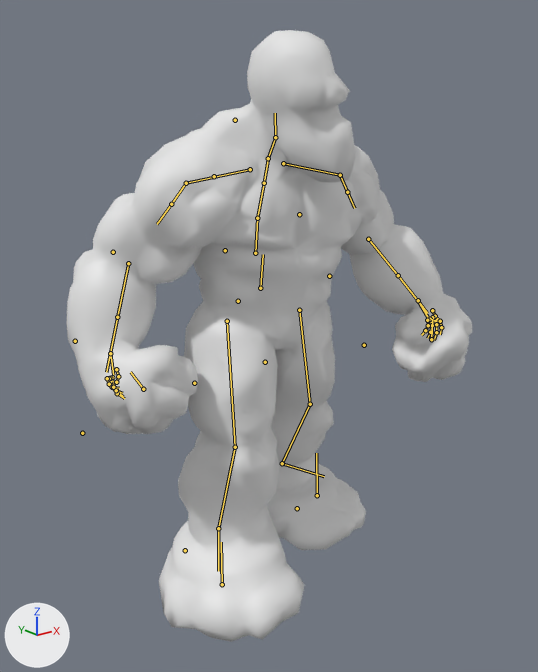
The glTF model assets_dev/worlds/mm8/models/mm8_m504.glb, before and after one commit.
Before and after are seen from a camera (50 mm lens) standing at (-1.49, -2.04, 1.82) and looking at (0.14, 0.0, 1.01). Arrows for +X, +Y and +Z are at lower left; the lights stay in place. The first picture is the older version. Both versions are drawn at frame 16 of the action 'Walking'; the numbers are the values there. The bones that bend it are drawn over the model as lines.

In view in the first picture: 'EarthElemental.001'.
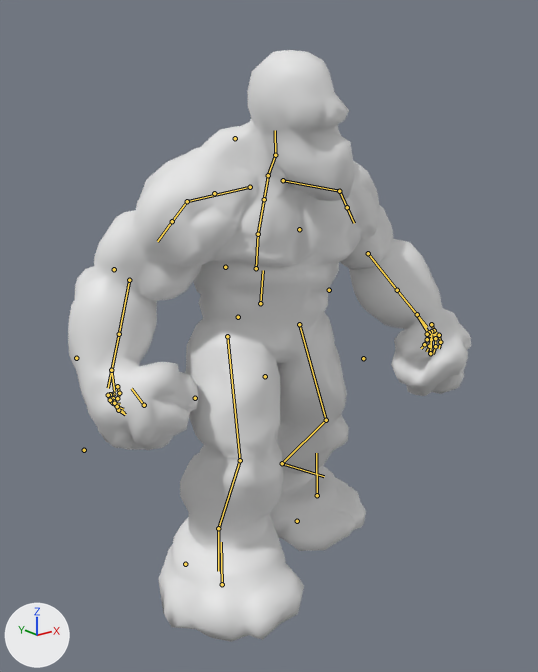
Changed parts and their boxes [x1, y1, x2, y2] in the pictures (538 x 672 px):
'EarthElemental.001', posed: before [67, 30, 472, 642]; after [68, 50, 471, 642]
bone 'B_Pelvis', root to tip: before (260, 288) to (263, 254); after (260, 303) to (263, 270)
bone 'B_L_Thigh', root to tip: before (299, 310) to (310, 404); after (299, 324) to (326, 420)
bone 'B_L_Calf', root to tip: before (310, 404) to (282, 463); after (326, 420) to (282, 463)
bone 'B_R_Thigh', root to tip: before (227, 321) to (235, 447); after (227, 336) to (240, 460)
bone 'B_R_Calf', root to tip: before (235, 447) to (218, 528); after (240, 460) to (218, 528)
bone 'Rubble_Belly', root to tip: before (225, 250) to (225, 250); after (225, 267) to (225, 267)
bone 'Rubble_Chest', root to tip: before (214, 176) to (214, 176); after (214, 193) to (214, 193)
bone 'Rubble_FistL', root to tip: before (364, 345) to (364, 345); after (363, 358) to (363, 358)
bone 'Rubble_FistR', root to tip: before (82, 433) to (82, 433); after (84, 450) to (84, 449)
bone 'Rubble_ForearmL', root to tip: before (329, 276) to (329, 276); after (329, 290) to (329, 290)
bone 'Rubble_ForearmR', root to tip: before (75, 341) to (75, 341); after (76, 358) to (76, 358)
bone 'Rubble_Head', root to tip: before (235, 120) to (235, 120); after (235, 138) to (235, 138)
bone 'Rubble_Pelvis', root to tip: before (238, 301) to (238, 301); after (238, 317) to (238, 317)
bone 'Rubble_ShinL', root to tip: before (297, 508) to (297, 508); after (297, 521) to (297, 521)
bone 'Rubble_ShinR', root to tip: before (185, 550) to (185, 550); after (185, 564) to (185, 564)
bone 'Rubble_ThighL', root to tip: before (265, 362) to (265, 362); after (265, 376) to (265, 376)
bone 'Rubble_ThighR', root to tip: before (194, 383) to (194, 383); after (195, 398) to (195, 398)
bone 'Rubble_UpperArmL', root to tip: before (299, 214) to (299, 214); after (299, 229) to (299, 229)
bone 'Rubble_UpperArmR', root to tip: before (113, 252) to (113, 252); after (114, 269) to (114, 269)

The edits, one by one:
Bone 'B_Pelvis' (bone_b_pelvis) moves from (-0.006, 0.078, -0.145) to (0.014, 0.024, -0.145).
Bone 'B_L_Thigh' (bone_b_l_thigh) turns from (2, -16, 39) to (6, -15, 29) degrees about its own x, y and z.
Bone 'B_L_Calf' (bone_b_l_calf) turns from (4, -7, -15) to (1, -8, 7) degrees about its own x, y and z.
Bone 'B_L_Foot' (bone_b_l_foot) turns from (6, -16, 4) to (5, -19, 16) degrees about its own x, y and z.
Bone 'B_R_Thigh' (bone_b_r_thigh) turns from (2, 11, 8) to (0, 11, 0) degrees about its own x, y and z.
Bone 'B_R_Calf' (bone_b_r_calf) turns from (-3, 4, 3) to (-2, 4, 20) degrees about its own x, y and z.
Bone 'B_R_Foot' (bone_b_r_foot) turns from (1, 12, -15) to (0, 14, -7) degrees about its own x, y and z.
Bone 'Rubble_Belly' (bone_rubble_belly) moves from (0.0, 0.0, 0.0) to (0.0, -0.057, 0.0).
Bone 'Rubble_Chest' (bone_rubble_chest) moves from (0.0, 0.0, 0.0) to (0.0, -0.057, 0.0).
Bone 'Rubble_FistL' (bone_rubble_fistl) moves from (0.0, 0.0, 0.0) to (0.0, -0.057, 0.0).
Bone 'Rubble_FistR' (bone_rubble_fistr) moves from (0.0, 0.0, 0.0) to (0.0, -0.057, 0.0).
Bone 'Rubble_ForearmL' (bone_rubble_forearml) moves from (0.0, 0.0, 0.0) to (0.0, -0.057, 0.0).
Bone 'Rubble_ForearmR' (bone_rubble_forearmr) moves from (0.0, 0.0, 0.0) to (0.0, -0.057, 0.0).
Bone 'Rubble_Head' (bone_rubble_head) moves from (0.0, 0.0, 0.0) to (0.0, -0.057, 0.0).
Bone 'Rubble_Pelvis' (bone_rubble_pelvis) moves from (0.0, 0.0, 0.0) to (0.0, -0.057, 0.0).
Bone 'Rubble_ShinL' (bone_rubble_shinl) moves from (0.0, 0.0, 0.0) to (0.0, -0.057, 0.0).
Bone 'Rubble_ShinR' (bone_rubble_shinr) moves from (0.0, 0.0, 0.0) to (0.0, -0.057, 0.0).
Bone 'Rubble_ThighL' (bone_rubble_thighl) moves from (0.0, 0.0, 0.0) to (0.0, -0.057, 0.0).
Bone 'Rubble_ThighR' (bone_rubble_thighr) moves from (0.0, 0.0, 0.0) to (0.0, -0.057, 0.0).
Bone 'Rubble_UpperArmL' (bone_rubble_upperarml) moves from (0.0, 0.0, 0.0) to (0.0, -0.057, 0.0).
Bone 'Rubble_UpperArmR' (bone_rubble_upperarmr) moves from (0.0, 0.0, 0.0) to (0.0, -0.057, 0.0).
